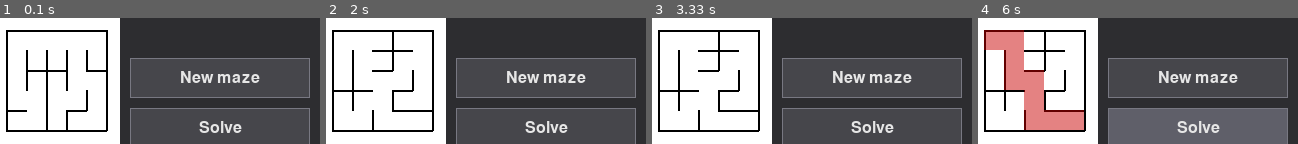
Above: before the commit, frames 1-4 (left to right).
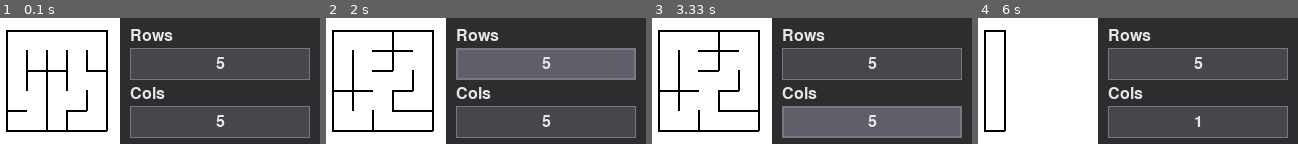
Above: after the commit, the same moments.

Repository: Jag-commits/Comp359-T1
Game: pygame game, started from main.py
Two runs of this game, one before a commit and one after it. Both use one fixed random seed, a clock stepped at 60 frames per second and the inputs below.
Inputs (mouse positions are in pixels of both pictures, inside the frame that each line leads up to):
- Up to frame 1 (0.1 s): no input
- Up to frame 2 (2 s): click (546, 122) at 0.38 s, where only the run after the commit has a clickable "5"; tap Enter at 0.67 s; tap Space at 1 s; click (546, 64) at 1.38 s, where only the run after the commit has a clickable "5"; click (489, 38) at 1.72 s
- Up to frame 3 (3.33 s): tap 0 at 2 s; tap Space at 2.33 s; tap Backspace at 2.67 s; hold Tab from 3 s (still down)
- Up to frame 4 (6 s): release Tab at 3.47 s; tap Backspace at 3.55 s; tap 0 at 3.88 s; tap Enter at 4.22, 5.93 s; click (1250, 109) at 5.15 s

The runs differ from the first frame. In frame 1, 20% of the frame differs, in the area x 40-97%, y 8-100%; in frame 2, 28%; in frame 3, 32%; in frame 4, 43%, in the area x 1-97%, y 8-100%.

Commit message:
changable size

Diff:
--- a/pygame_grid.py
+++ b/pygame_grid.py
@@ -22,6 +22,10 @@
 FONT_SIZE = 24
 SIDEBAR_PAD = 10
 BUTTON_HEIGHT = 40
+
+INPUT_H = 32
+LABEL_H = 18
+MAX_DIM = 50
 # THESE MAKE EVERYTHING LOOK NICE AND POLISHED, feel free to change them if you find something that looks better
 
 DROPDOWN_BG = (60, 60, 60)
@@ -44,6 +48,12 @@
     return maze_data
 
 
+def rebuild_maze(uf_name: str, rows_text: str, cols_text: str, rows: int, cols: int, random: int, verbose: bool):
+    r = max(1, min(int(rows_text.strip() or str(rows)), MAX_DIM))
+    c = max(1, min(int(cols_text.strip() or str(cols)), MAX_DIM))
+    grid = make_maze(uf_name, r, c, 1, random, verbose=verbose)
+    pygame.display.set_caption(f"Maze {r}x{c}")
+    return r, c, grid
 
 def draw_grid(screen, grid, offset_x: int, offset_y: int, rows: int, cols: int, path=None): #helper
     # this looks really bad, but all it does is dynamicaly draw the cells and walls based on the grid
@@ -93,6 +103,26 @@
     screen.blit(text, text_rect)
 
 
+def draw_box(screen, font, rect: pygame.Rect, text: str, focused: bool):
+    if focused: bg_color = BUTTON_HOVER
+    else: bg_color = BUTTON_BG
+
+    pygame.draw.rect(screen, bg_color, rect)
+    pygame.draw.rect(screen, BUTTON_BORDER, rect, 2 if focused else 1)
+
+    text_surf = font.render(text, True, SIDEBAR_FG)
+    text_rect = text_surf.get_rect(center=rect.center)
+    screen.blit(text_surf, text_rect)
+#makes it when a key is pressed we can turn it into a number we can use
+def get_keyboard_input(event: pygame.event.Event) -> str | None:
+    if event.unicode and event.unicode.isdigit():
+        return event.unicode #return as string
+    if pygame.K_0 <= event.key <= pygame.K_9: #this is the numbers 0-9
+        return str(event.key - pygame.K_0)
+    if pygame.K_KP0 <= event.key <= pygame.K_KP9: #this is the keypad, why they are diffent I have no idea
+        return str(event.key - pygame.K_KP0)
+    return None
+
 def run(uf_name: str, rows: int, cols: int, components: int, random: int, verbose: bool = False, autoplay = False, speed = SPEED):
     grid = make_maze(uf_name, rows, cols, components, random, verbose)
 
@@ -107,6 +137,9 @@
     pygame.display.set_caption(f"Maze {rows}x{cols}")
     font = pygame.font.Font(None, FONT_SIZE)
     clock = pygame.time.Clock()
+    rows_text = str(rows)
+    cols_text = str(cols)
+    active_input = None  # None | rows | cols
 
     show_solution = False
     is_playing = autoplay
@@ -116,15 +149,21 @@
         window_w, window_h = screen.get_size()
         sidebar = pygame.Rect(window_w - SIDEBAR_WIDTH, 0, SIDEBAR_WIDTH, window_h)
         btn_w = sidebar.w -SIDEBAR_PAD * 2
+        row_input_y = SIDEBAR_PAD + LABEL_H + 2
+        rect_rows = pygame.Rect(sidebar.x + SIDEBAR_PAD, row_input_y, btn_w, INPUT_H)
+        col_label_y = row_input_y + INPUT_H + 6
+        col_input_y = col_label_y + LABEL_H + 2
+        rect_cols = pygame.Rect(sidebar.x + SIDEBAR_PAD, col_input_y, btn_w, INPUT_H)
+        btn_new_y = col_input_y + INPUT_H + 6
         btn_new = pygame.Rect(
             sidebar.x + SIDEBAR_PAD,
-            sidebar.y + BUTTON_HEIGHT,
+            btn_new_y,
             btn_w,
             BUTTON_HEIGHT,
         )
         btn_solve = pygame.Rect(
             sidebar.x + SIDEBAR_PAD,
-            sidebar.y + BUTTON_HEIGHT * 2 + SIDEBAR_PAD,
+            btn_new_y + BUTTON_HEIGHT + SIDEBAR_PAD,
             btn_w,
             BUTTON_HEIGHT,
         )
@@ -134,16 +173,47 @@
                 running = False
             elif event.type == pygame.VIDEORESIZE:
                 screen = pygame.display.set_mode(event.size, pygame.RESIZABLE)
-
+            #elif my life there must be a better way...
             elif event.type == pygame.MOUSEBUTTONDOWN and event.button == pygame.BUTTON_LEFT:
-                if btn_new.collidepoint(event.pos):  # new maze button
-                    grid = make_maze(uf_name, rows, cols, components, random, verbose=verbose)
+                if rect_rows.collidepoint(event.pos):
+                    active_input = "rows"
+                elif rect_cols.collidepoint(event.pos):
+                    active_input = "cols"
+                elif btn_new.collidepoint(event.pos):   # new maze button
+                    active_input = None
+                    rows, cols, grid = rebuild_maze(
+                        uf_name, rows_text, cols_text, rows, cols, random, verbose
+                    )
+                    rows_text, cols_text = str(rows), str(cols)
                     show_solution = False
                 elif btn_solve.collidepoint(event.pos):
+                    active_input = None
                     show_solution = True
 
             elif event.type == pygame.KEYDOWN:
-                if event.key == pygame.K_SPACE: #pause / start
+                if active_input:
+                    if event.key == pygame.K_BACKSPACE:
+                        if active_input == "rows":
+                            rows_text = rows_text[:-1]
+                        else:
+                            cols_text = cols_text[:-1]
+                    elif event.key == pygame.K_TAB:
+                        active_input = "cols" if active_input == "rows" else "rows"
+                    elif event.key in (pygame.K_RETURN, pygame.K_KP_ENTER):
+                        active_input = None
+                        rows, cols, grid = rebuild_maze(
+                            uf_name, rows_text, cols_text, rows, cols, random, verbose
+                        )
+                        rows_text, cols_text = str(rows), str(cols)
+                        show_solution = False
+                    else:
+                        d = get_keyboard_input(event)
+                        if d is not None:
+                            if active_input == "rows":
+                                rows_text += d
+                            else:
+                                cols_text += d
+                elif event.key == pygame.K_SPACE: #pause / start
                     is_playing = not is_playing
 
         screen.fill(BG_COLOR)
@@ -155,6 +225,10 @@
         else:
             draw_grid(screen, grid, PADDING, PADDING, rows, cols)
 
+        screen.blit(font.render("Rows", True, SIDEBAR_FG), (sidebar.x + SIDEBAR_PAD, SIDEBAR_PAD))
+        screen.blit(font.render("Cols", True, SIDEBAR_FG), (sidebar.x + SIDEBAR_PAD, col_label_y))
+        draw_box(screen, font, rect_rows, rows_text, active_input == "rows")
+        draw_box(screen, font, rect_cols, cols_text, active_input == "cols")
         draw_button(screen, font, btn_new, "New maze", btn_new.collidepoint(mouse))
         draw_button(screen, font, btn_solve, "Solve", btn_solve.collidepoint(mouse))
 
